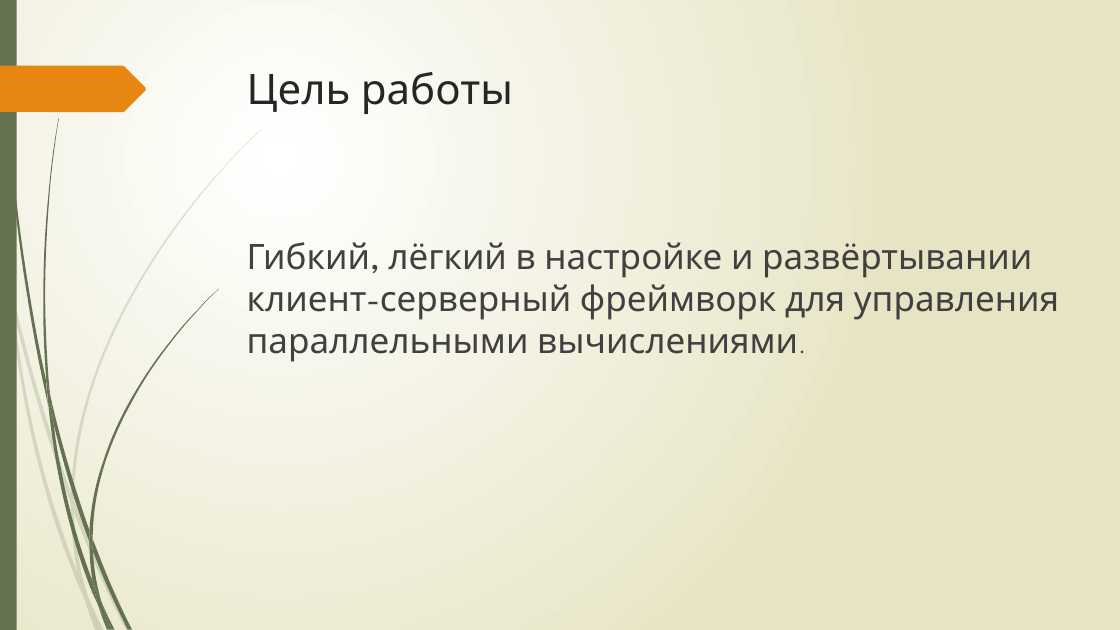
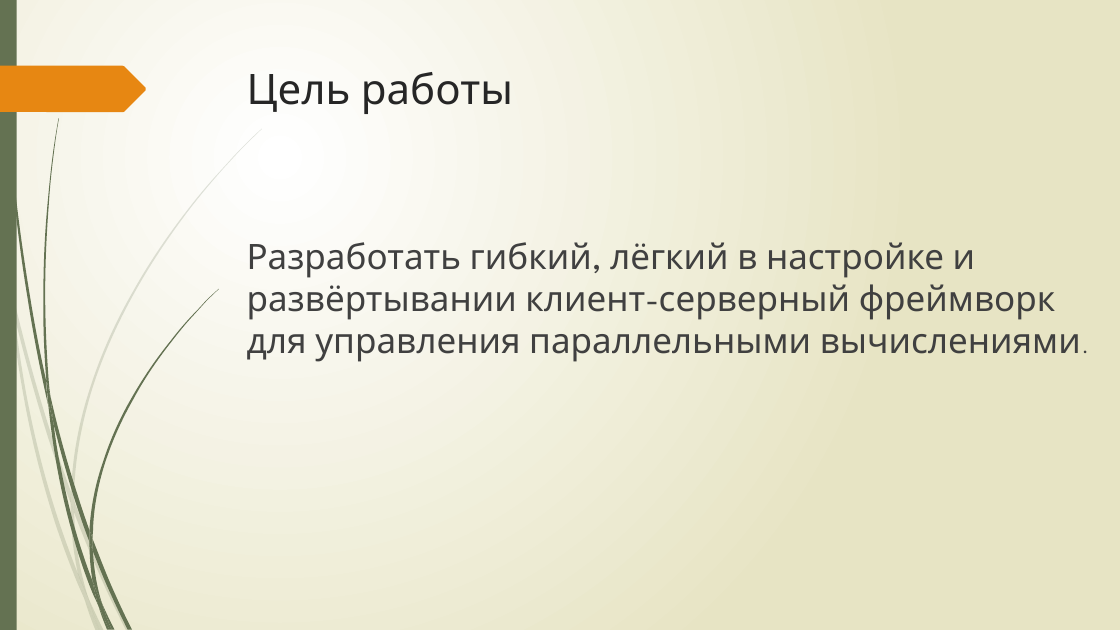
Before and after one commit to IbragimGabi/Diploma, a slide deck: slide 2 of презентация.pptx. Drawn at 1120x630 pixels with LibreOffice and Linux fonts; fonts in the diff are those of the drawing. Boxes give left, top, right and bottom in pixels: in the first picture for what was removed or moved away, otherwise in the second. Text is boxed around its words. In the diff, an @@ line names an element or a change of style, - is before the commit and + after.

```diff
--- a/презентация.pptx
+++ b/презентация.pptx
@@ text at <box>247,242,1081,362</box>: text changed @@
-Гибкий, лёгкий в настройке и развёртывании клиент-серверный фреймворк для управления параллельными вычислениями.
+Разработать гибкий, лёгкий в настройке и развёртывании клиент-серверный фреймворк для управления параллельными вычислениями.
```
Also in this commit, not shown: 1 other file.
